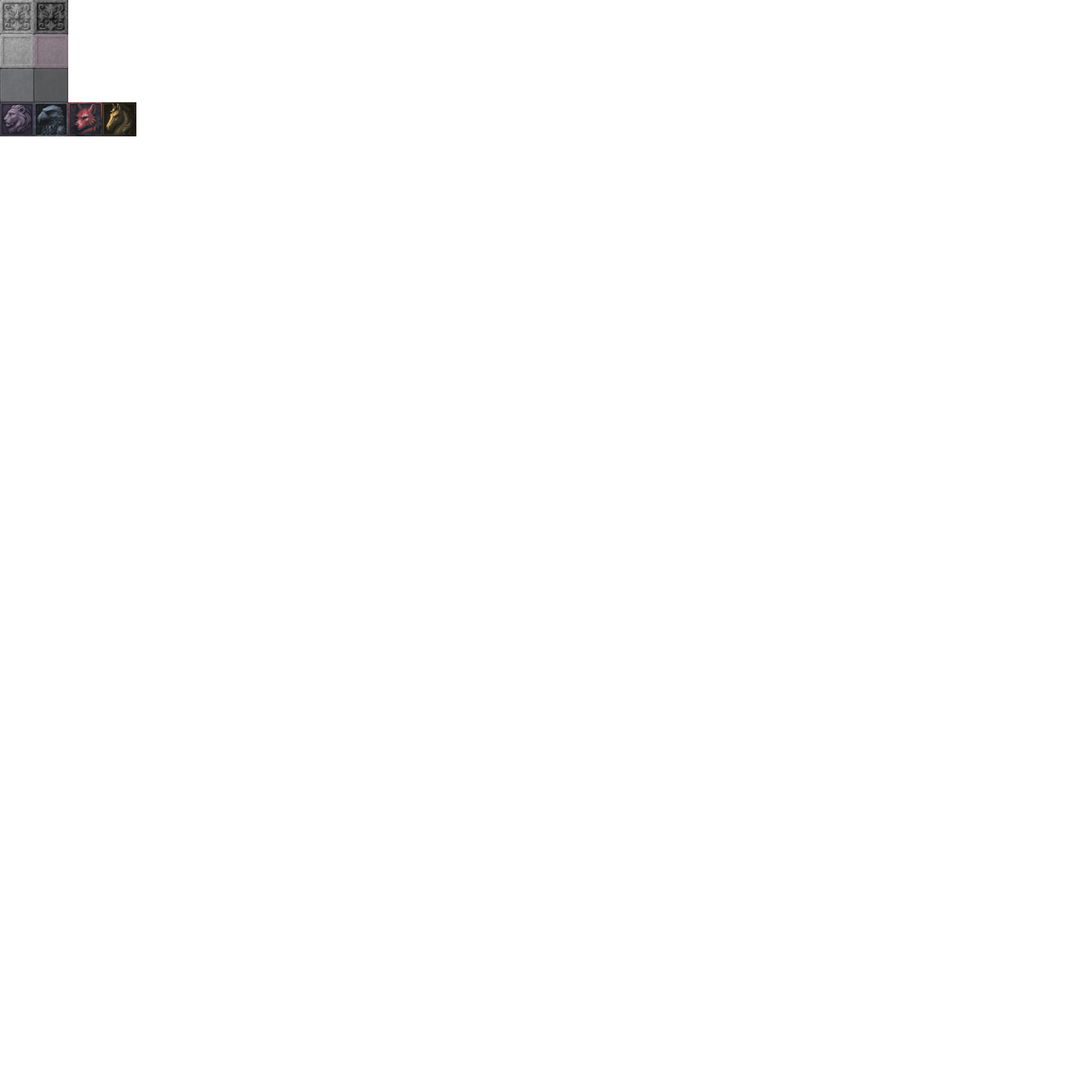
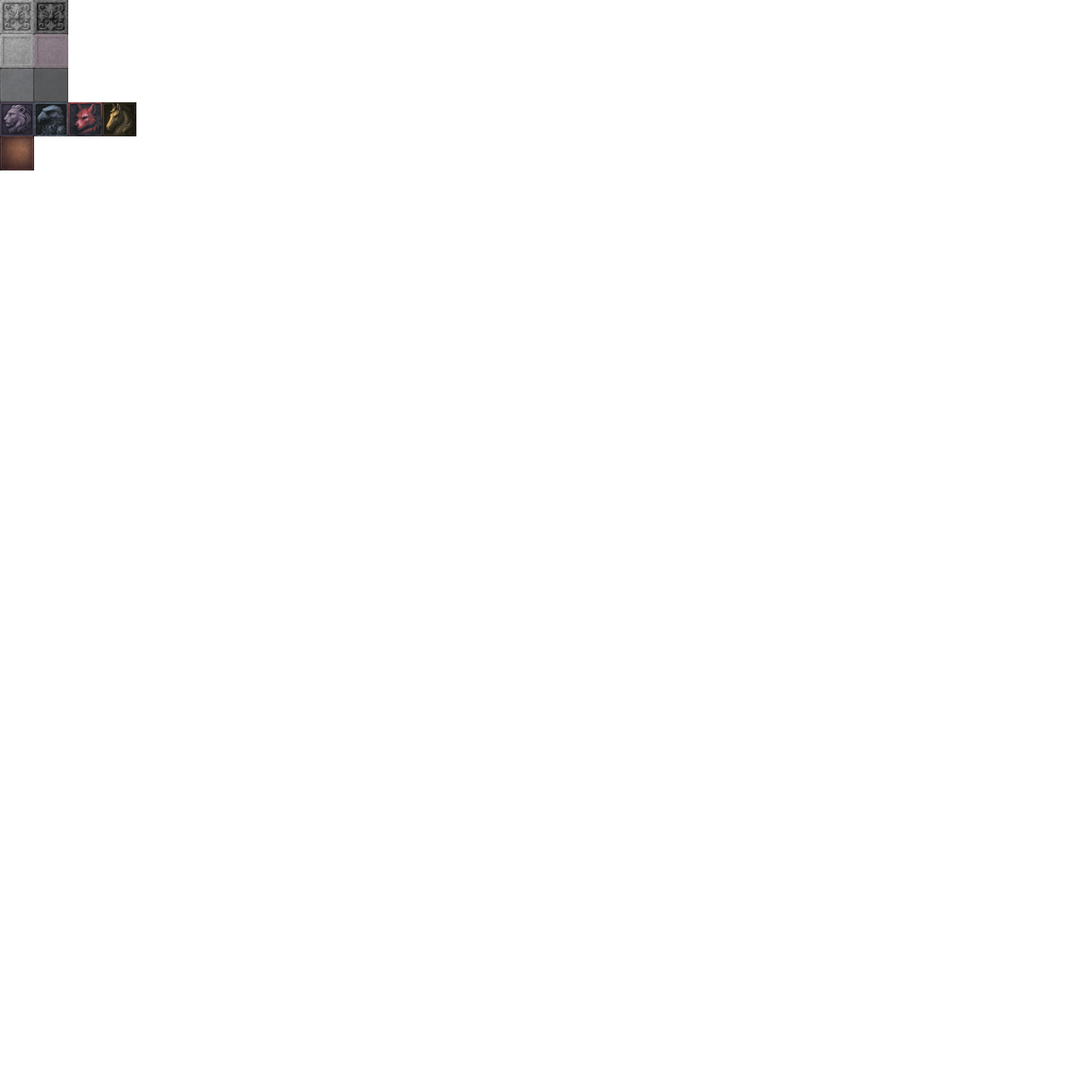
Layers edited between the first and the second (1091, 1091) image:
painted on "Layer" over [0, 102, 136, 171]
